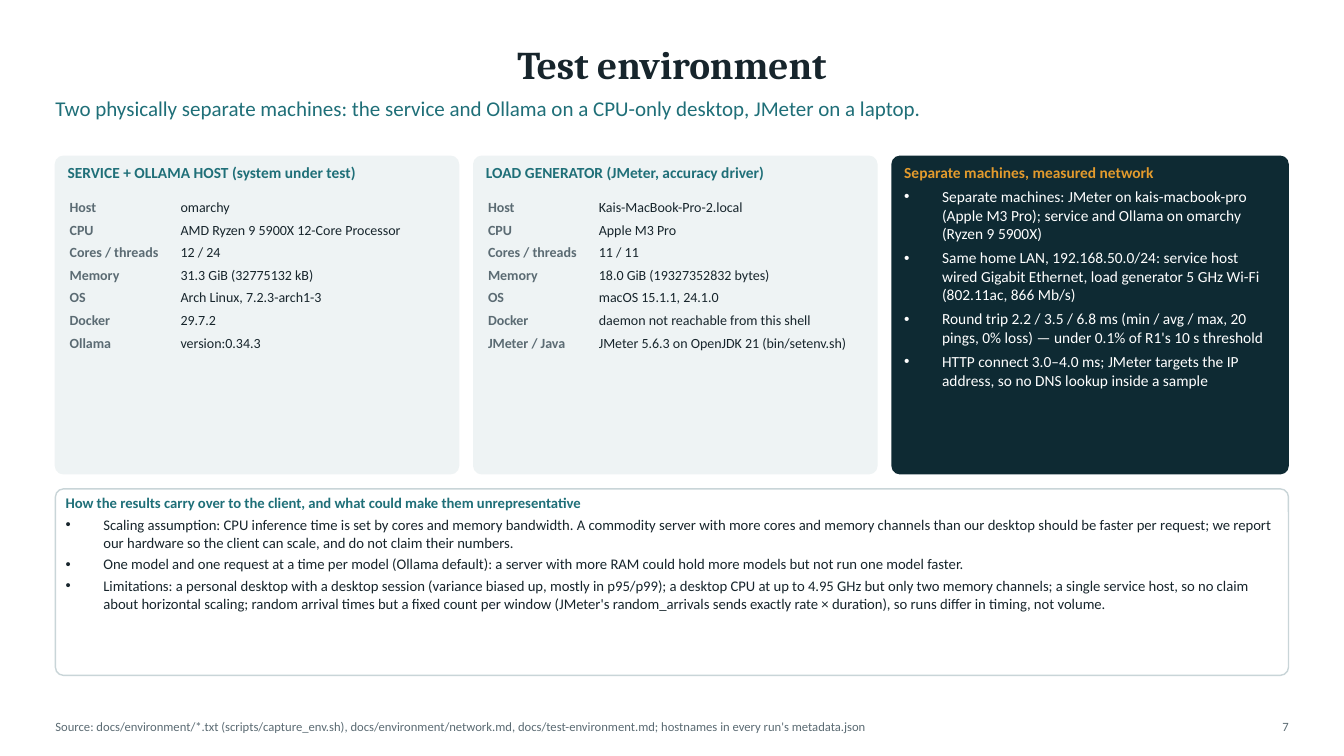
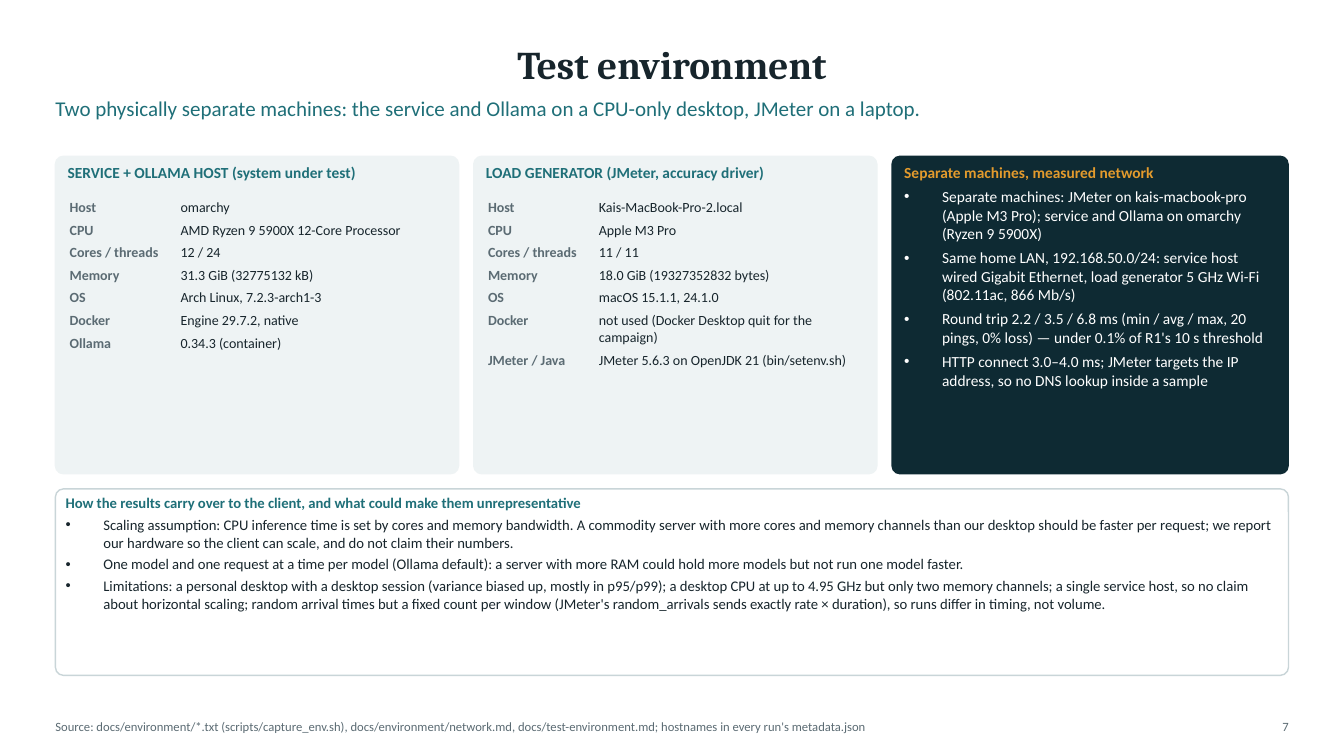
Before and after one commit to Fokku/ICT3113-PTO, a slide deck: slide 7 of slides/Group10.pptx. Drawn at 1344x756 pixels with LibreOffice and Linux fonts; fonts in the diff are those of the drawing. Boxes give left, top, right and bottom in pixels: in the first picture for what was removed or moved away, otherwise in the second. Text is boxed around its words. In the diff, an @@ line names an element or a change of style, - is before the commit and + after.

```diff
--- a/slides/Group10.pptx
+++ b/slides/Group10.pptx
@@ table at (x1=66, y1=197, x2=449, y2=354) @@
-row 6, column 2: 29.7.2
+row 6, column 2: Engine 29.7.2, native
-row 7, column 2: version:0.34.3
+row 7, column 2: 0.34.3 (container)
@@ table at (x1=484, y1=197, x2=867, y2=372) @@
-row 6, column 2: daemon not reachable from this shell
+row 6, column 2: not used (Docker Desktop quit for the campaign)
```
Also in this commit, not shown: 3 other slides changed, 2 other files.
